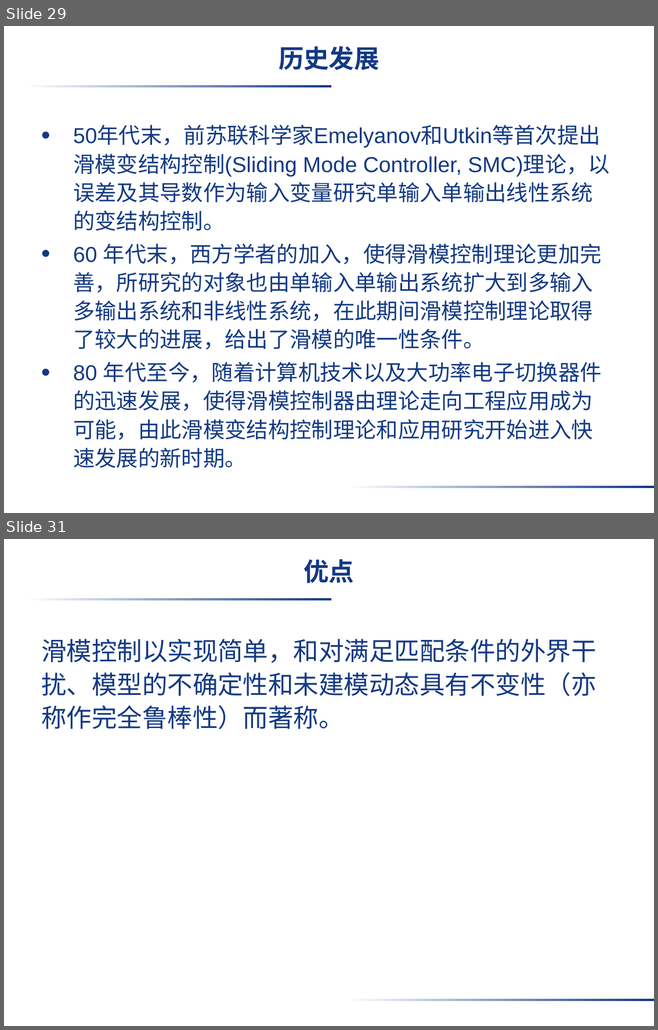
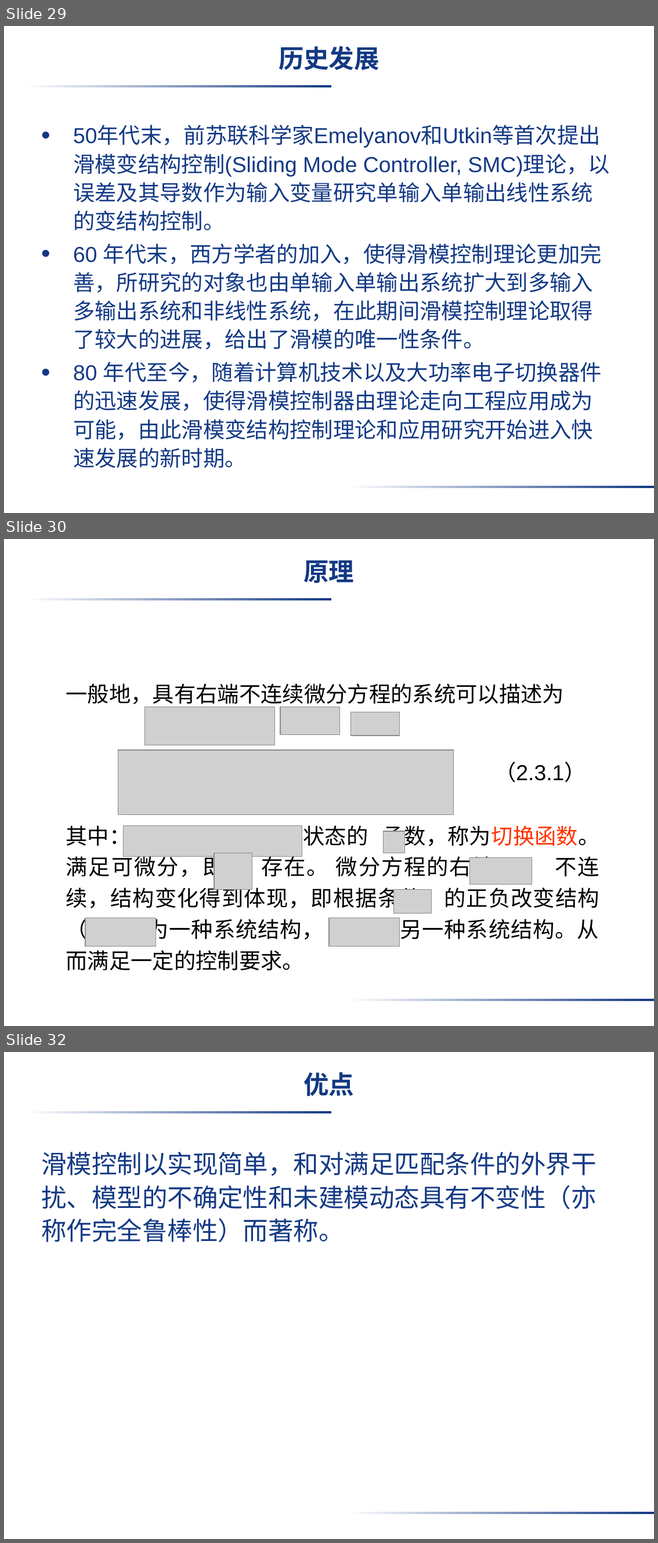
Before and after one commit to liujimu/fuzzy_control_homework, a slide deck: 第一次作业_刘继沐.pptx. Shown one above the other, each under a label of ours: slides 29 and 31 before the commit, slides 29, 30 and 32 after it; the slides between them are not shown. The pictures are 658x1030 and 658x1543 pixels, drawn with LibreOffice and Linux fonts; fonts in the diff are those of the drawing; grey boxes stand for pictures; background and template pictures are left out. Boxes give left, top, right and bottom in pixels: in the first picture for what was removed or moved away, otherwise in the second. Text is boxed around its words. In the diff, an @@ line names an element or a change of style, - is before the commit and + after.

```diff
--- a/第一次作业_刘继沐.pptx
+++ b/第一次作业_刘继沐.pptx
@@ slide 30 added at <box>4,539,654,1026</box>, background picture (left out); not listed: 2 template elements that a slide beside it also shows @@
@@ title added at <box>303,560,354,583</box>, 28 pt, text #133984, bold @@
+原理
@@ text added at <box>65,683,600,971</box>, 24 pt, text #000000 @@
+一般地，具有右端不连续微分方程的系统可以描述为
+其中： 是状态的 函数，称为切换函数。满足可微分，即 存在。 微分方程的右端 不连续，结构变化得到体现，即根据条件 的正负改变结构（ 为一种系统结构， 为另一种系统结构。从而满足一定的控制要求。
@@ picture added at <box>145,707,275,745</box> @@
@@ picture added at <box>280,707,340,734</box> @@
@@ picture added at <box>350,712,399,736</box> @@
@@ picture added at <box>118,750,453,815</box> @@
@@ text added at <box>494,762,586,783</box>, 24 pt, text #000000 @@
+（2.3.1）
@@ picture added at <box>123,826,302,857</box> @@
@@ picture added at <box>383,831,404,853</box> @@
@@ picture added at <box>214,853,252,889</box> @@
@@ picture added at <box>470,858,532,885</box> @@
@@ picture added at <box>394,890,431,914</box> @@
@@ picture added at <box>85,918,155,946</box> @@
@@ picture added at <box>329,918,399,946</box> @@
@@ what was slide 31 is now slide 32 @@
```
Also in this commit, not shown: 3 slides changed, 3 other slides added, 1 slide removed.
